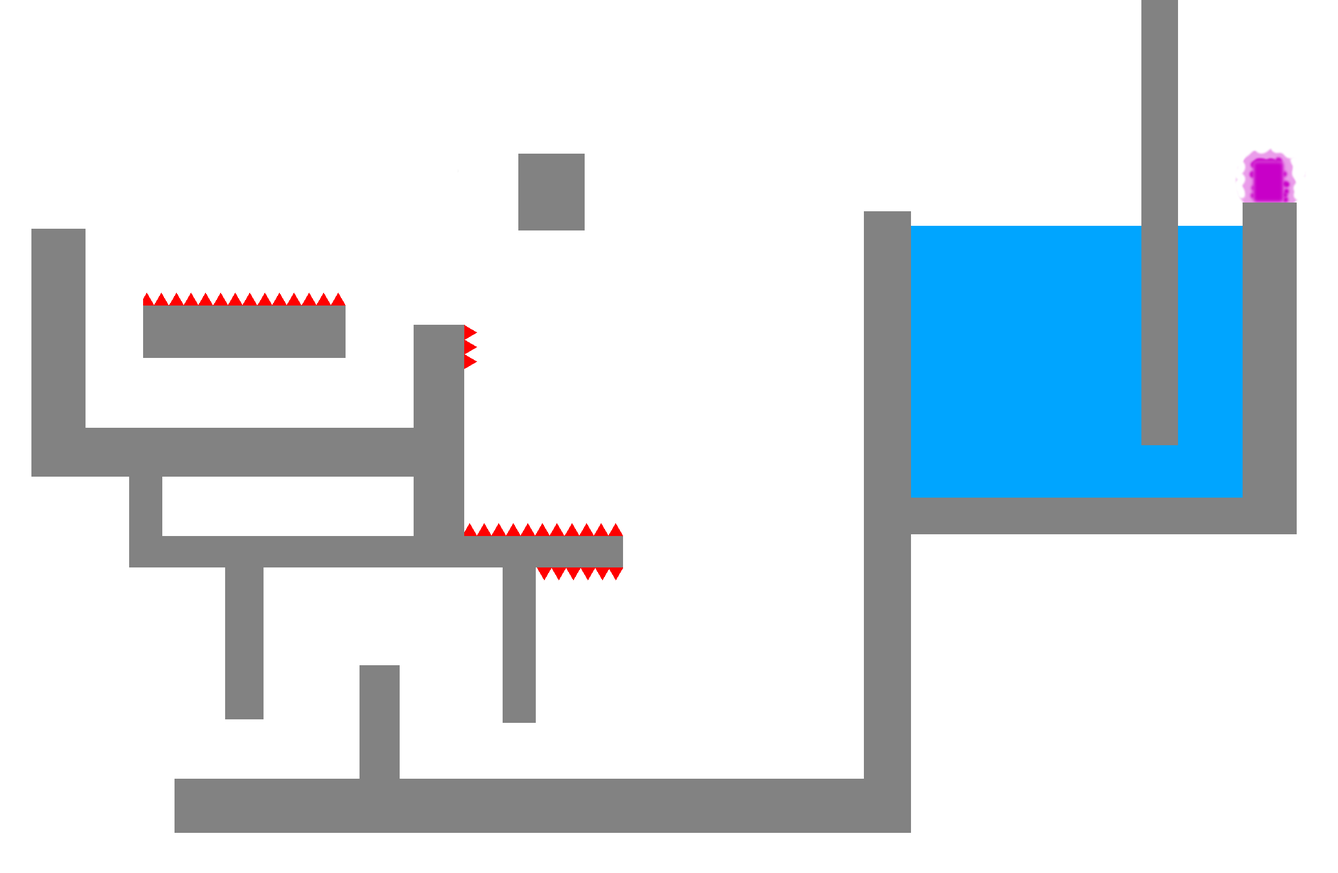
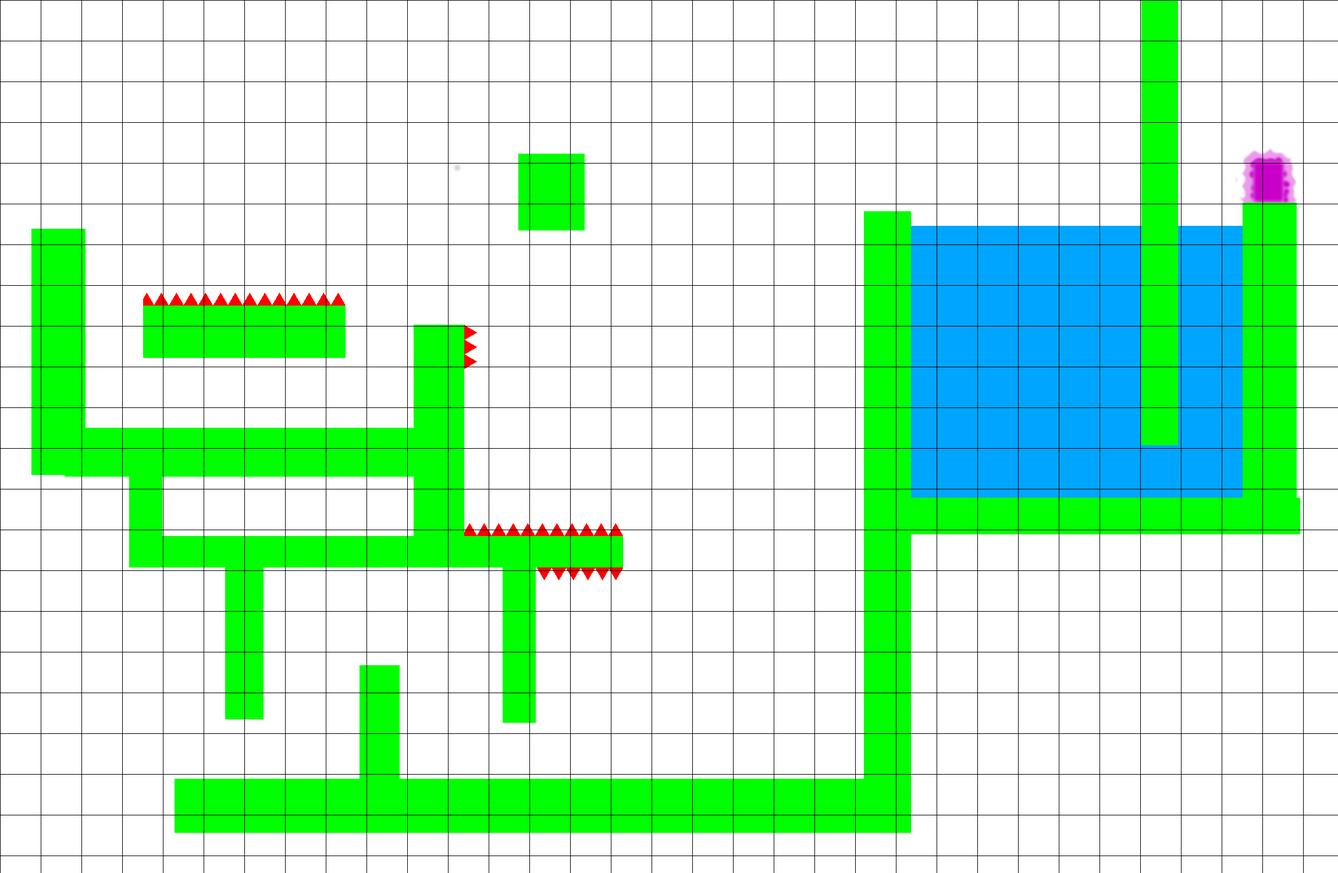
Before/after of a 1338px x 873px layered artwork. What changed in the layer stack:
showed "grid" over (0, 0, 1338, 873)
painted on "Background" over (31, 0, 1301, 833)
